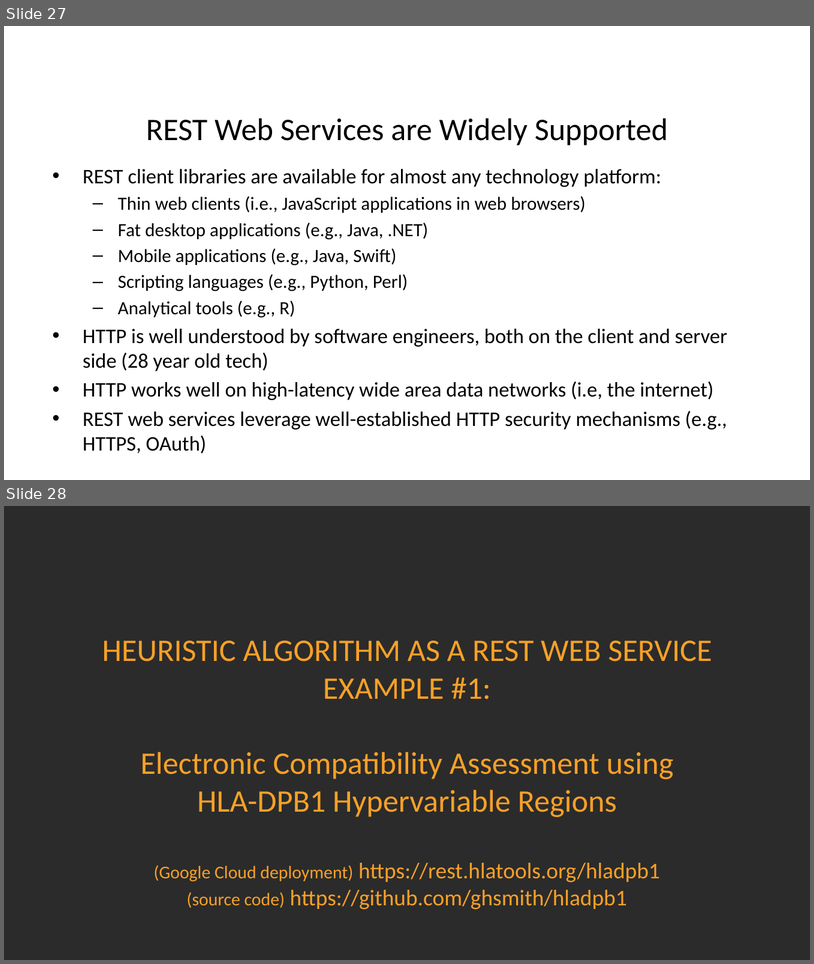
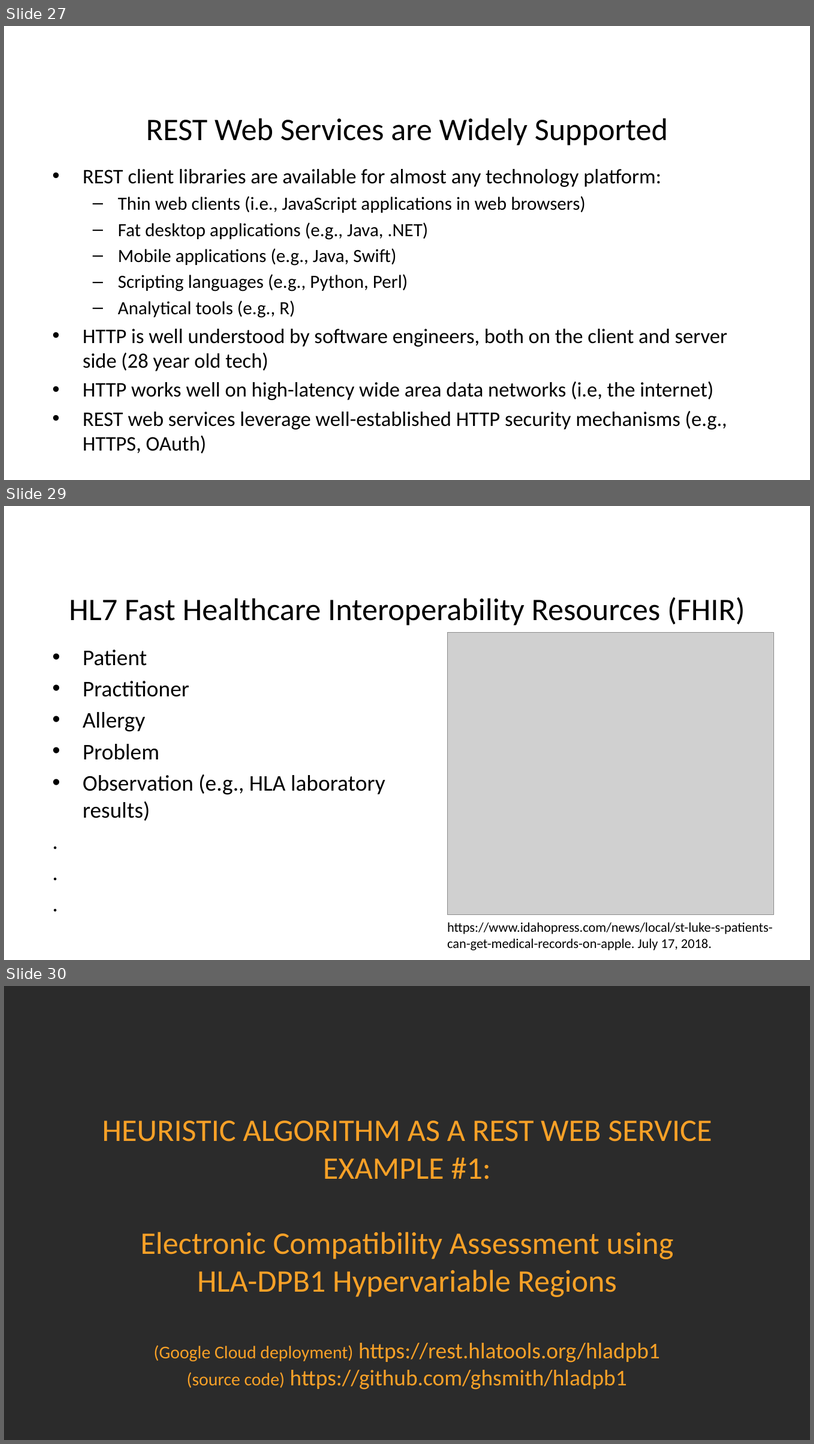
Before and after one commit to ghsmith/hladpb1, a slide deck: Hot_Topic_Analytics_and_Algorithms_Web_Based_Clinical_Decision_Support.pptx. Shown one above the other, each under a label of ours: slides 27 and 28 before the commit, slides 27, 29 and 30 after it; the slides between them are not shown. The pictures are 814x964 and 814x1444 pixels, drawn with LibreOffice and Linux fonts; fonts in the diff are those of the drawing; grey boxes stand for pictures; background and template pictures are left out; a plain dark background stands for a picture behind light text. Boxes give left, top, right and bottom in pixels: in the first picture for what was removed or moved away, otherwise in the second. Text is boxed around its words. In the diff, an @@ line names an element or a change of style, - is before the commit and + after.

```diff
--- a/Hot_Topic_Analytics_and_Algorithms_Web_Based_Clinical_Decision_Support.pptx
+++ b/Hot_Topic_Analytics_and_Algorithms_Web_Based_Clinical_Decision_Support.pptx
@@ slide 29 added at (4, 506, 810, 960), background picture (left out) @@
@@ title added at (69, 597, 746, 625), 28 pt, text #000000 @@
+HL7 Fast Healthcare Interoperability Resources (FHIR)
@@ text added at (83, 649, 386, 820), 20 pt, text #000000 @@
+• Patient
+• Practitioner
+• Allergy
+• Problem
+• Observation (e.g., HLA laboratory results)
+.
+.
+.
@@ picture added at (447, 632, 774, 914) @@
@@ text added at (447, 922, 773, 950), 12 pt, text #000000 @@
+https://www.idahopress.com/news/local/st-luke-s-patients-can-get-medical-records-on-apple. July 17, 2018.
@@ what was slide 28 is now slide 30 @@
```
Also in this commit, not shown: 2 slides changed, 9 other slides added.
